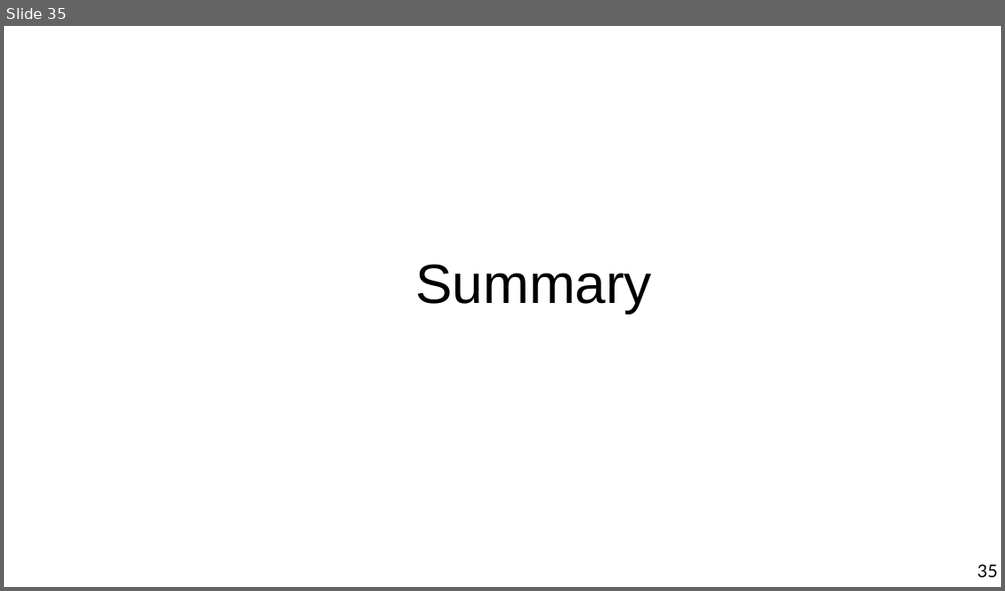
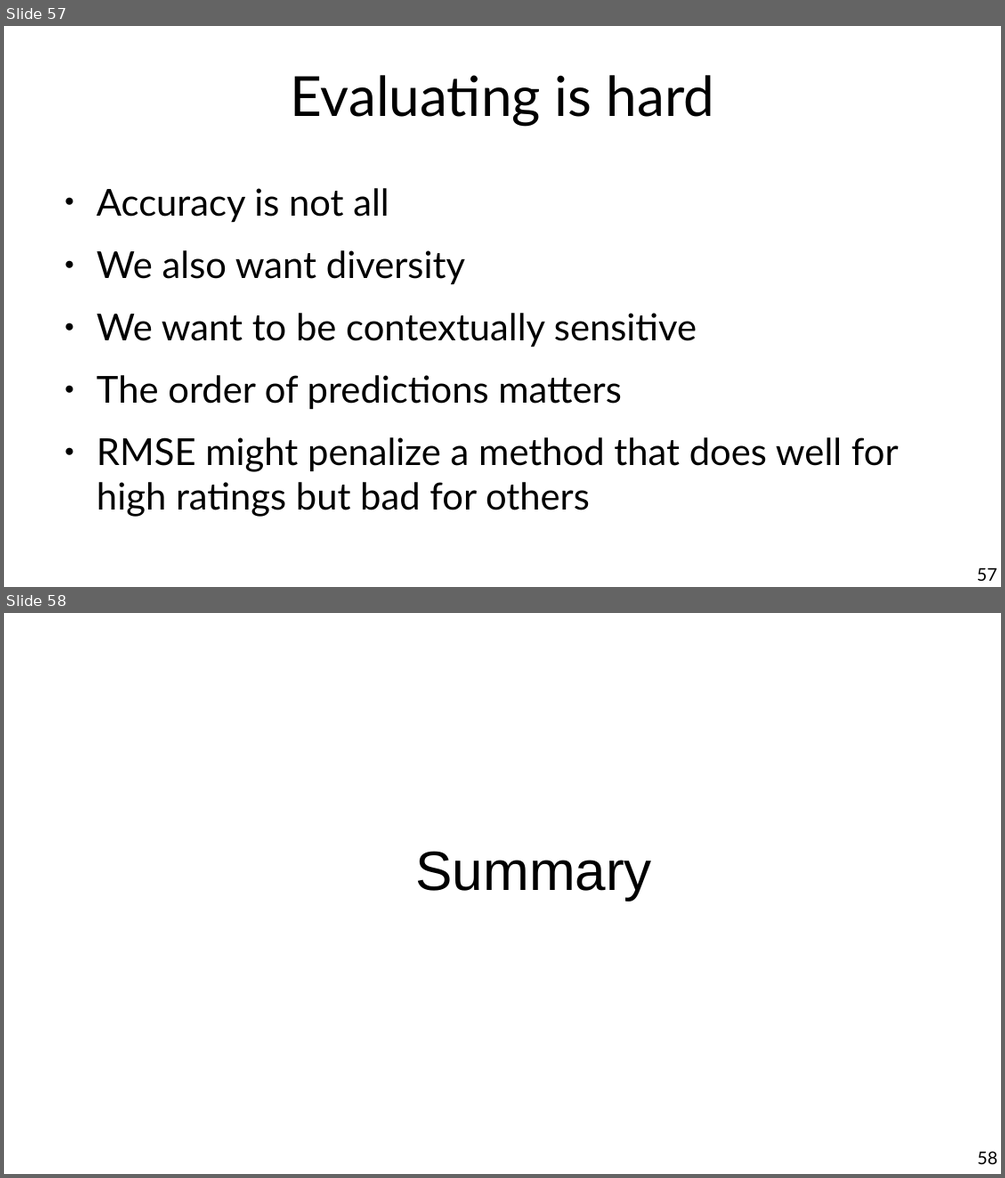
Before and after one commit to marco-calautti/data-mining-course, a slide deck: theory/tt08_recommender_systems.odp. Shown one above the other, each under a label of ours: slide 35 before the commit, slides 57 and 58 after it. The pictures are 1005x591 and 1005x1178 pixels, drawn with LibreOffice and Linux fonts; fonts in the diff are those of the drawing. Boxes give left, top, right and bottom in pixels: in the first picture for what was removed or moved away, otherwise in the second. Text is boxed around its words. In the diff, an @@ line names an element or a change of style, - is before the commit and + after.

```diff
--- a/theory/tt08_recommender_systems.odp
+++ b/theory/tt08_recommender_systems.odp
@@ slide 57 added at <box>4,26,1001,587</box>, background #FFFFFF @@
@@ title added at <box>290,75,715,126</box>, 44 pt, text #000000 @@
+Evaluating is hard
@@ text added at <box>97,188,898,516</box>, 29.6 pt, text #000000 @@
+● Accuracy is not all
+● We also want diversity
+● We want to be contextually sensitive
+● The order of predictions matters
+● RMSE might penalize a method that does well for high ratings but bad for others
@@ page number added at <box>977,568,997,580</box>, 14 pt, text #000000 @@
+57
@@ what was slide 35 is now slide 58 @@
@@ page number at <box>977,1151,997,1164</box>: text changed @@
-35
+58
```
Also in this commit, not shown: 11 slides changed, 23 other slides added, 1 slide removed.
